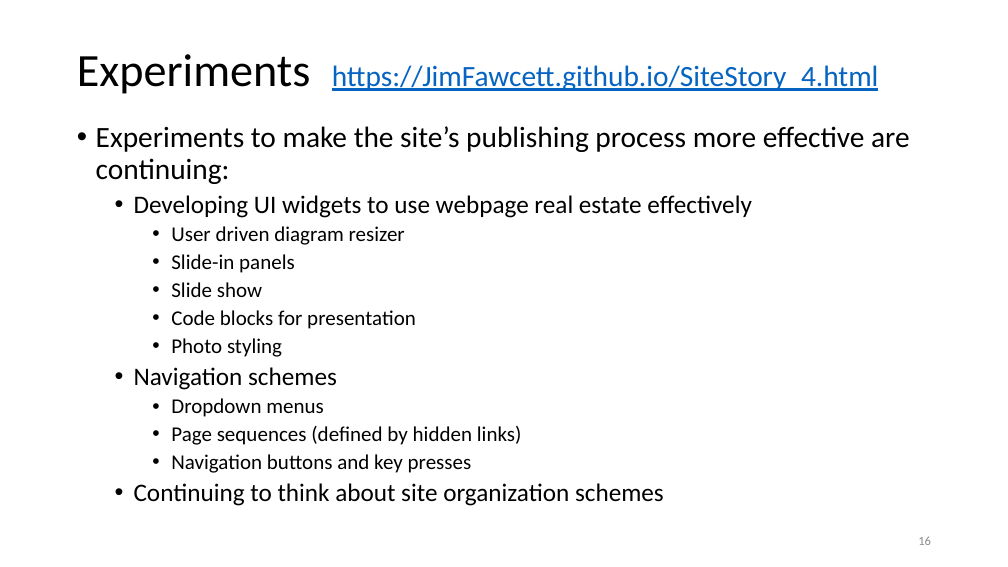
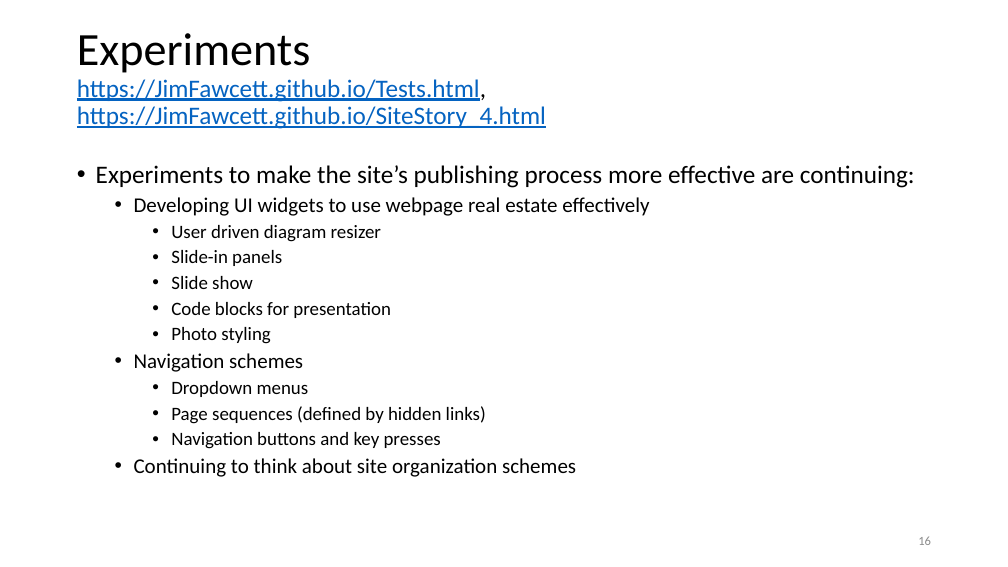
Before and after one commit to JimFawcett/JimFawcett.github.io, a slide deck: slide 16 of Resources/PublishingSourceCode.pptx. Drawn at 1008x567 pixels with LibreOffice and Linux fonts; fonts in the diff are those of the drawing. Boxes give left, top, right and bottom in pixels: in the first picture for what was removed or moved away, otherwise in the second. Text is boxed around its words. In the diff, an @@ line names an element or a change of style, - is before the commit and + after.

Commit message:
added link to Experiments page

```diff
--- a/Resources/PublishingSourceCode.pptx
+++ b/Resources/PublishingSourceCode.pptx
@@ title at bbox=[77, 33, 546, 129]: text changed; size 28 to 24 pt @@
-Experiments https://JimFawcett.github.io/SiteStory_4.html
+Experiments
+https://JimFawcett.github.io/Tests.html, https://JimFawcett.github.io/SiteStory_4.html
@@ text "Experiments to make the site’s ...": place and size @@
-text "Experiments to make the site’s ..." at bbox=[96, 126, 910, 506]
+text "Experiments to make the site’s ..." at bbox=[96, 165, 915, 477]
@@ text "Experiments to make the site’s ..." at bbox=[96, 165, 915, 477]: size 28 to 24 pt in "Experiments to make the site’s publishing process ..."; size 24 to 20 pt in "Developing UI widgets to use webpage real ...", "Navigation schemes", "Continuing to think about site organization schemes"; size 20 to 18 pt in "User driven diagram resizer", "Slide-in panels", "Slide show", "Code blocks for presentation" and 4 more places @@
```
Also in this commit, not shown: 1 other file.
